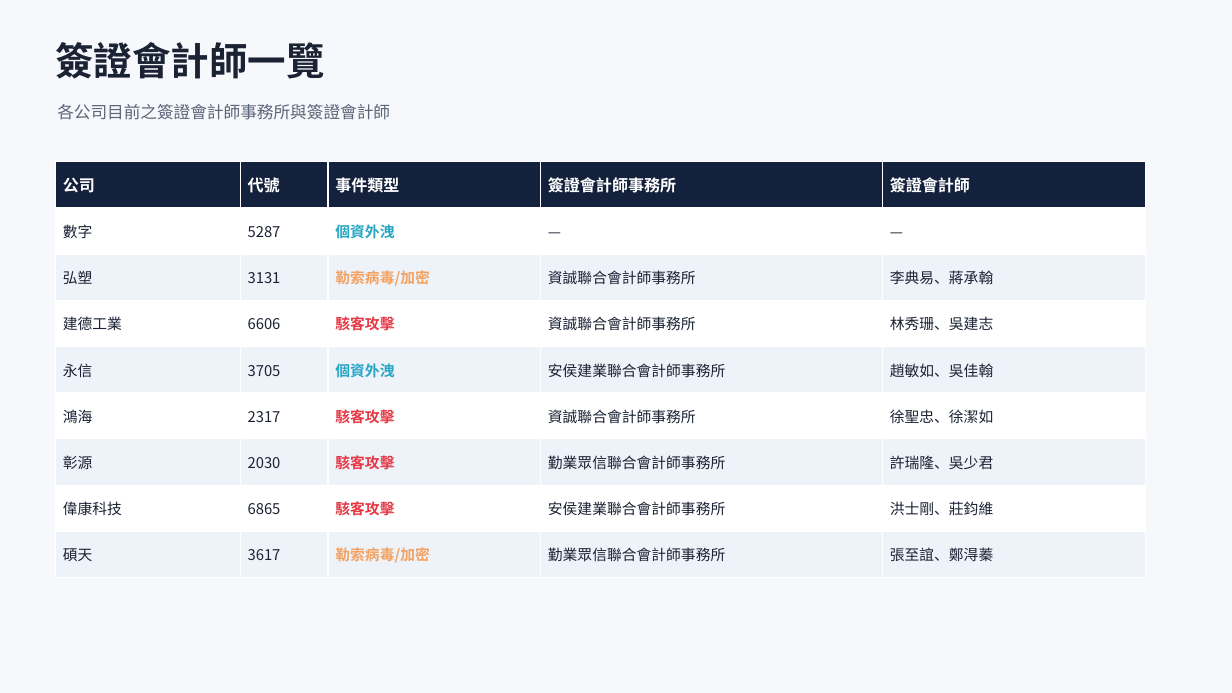
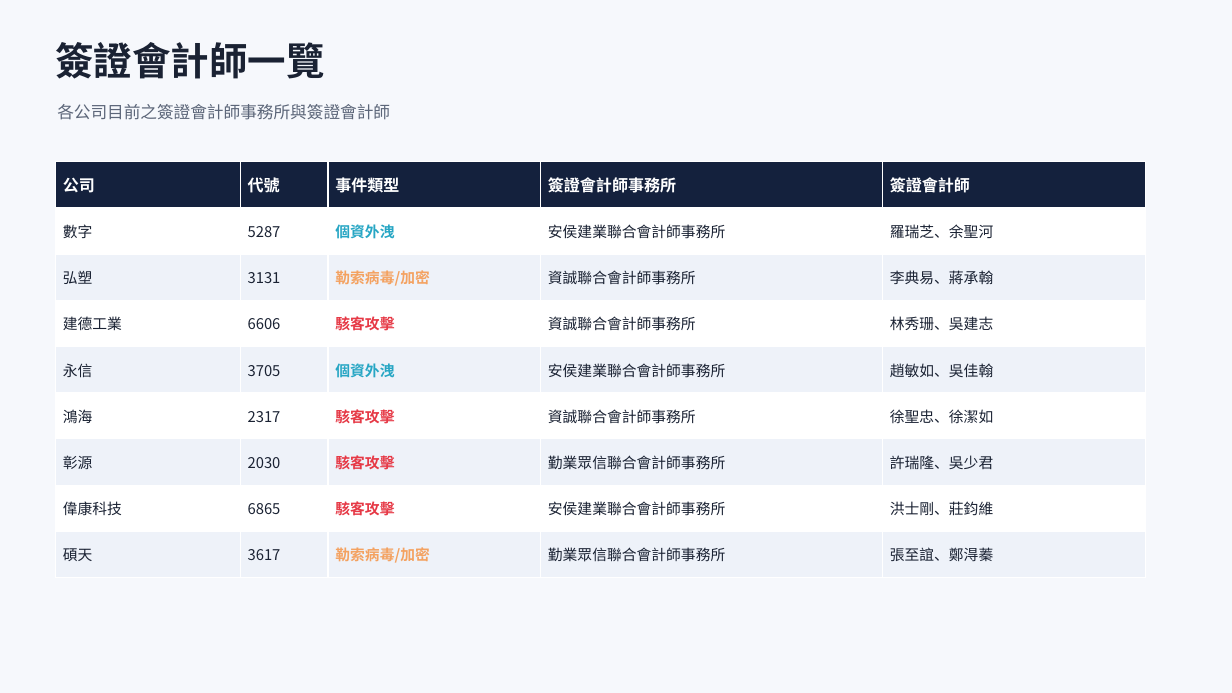
Before and after one commit to Johnnylin77/mops-isec-monitor, a slide deck: slide 4 of 資安事件因應分析.pptx. Drawn at 1232x693 pixels with LibreOffice and Linux fonts; fonts in the diff are those of the drawing. Boxes give left, top, right and bottom in pixels: in the first picture for what was removed or moved away, otherwise in the second. Text is boxed around its words. In the diff, an @@ line names an element or a change of style, - is before the commit and + after.

```diff
--- a/資安事件因應分析.pptx
+++ b/資安事件因應分析.pptx
@@ table at <box>55,162,1146,578</box> @@
-row 2, column 4: —
+row 2, column 4: 安侯建業聯合會計師事務所
-row 2, column 5: —
+row 2, column 5: 羅瑞芝、余聖河
```
Also in this commit, not shown: 1 other file.
